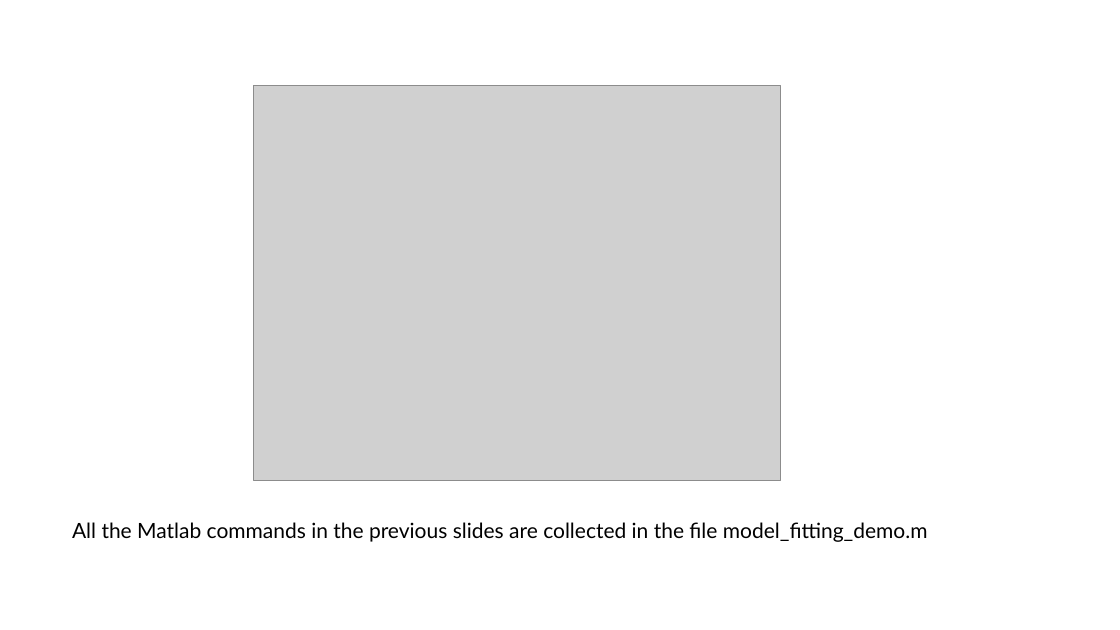
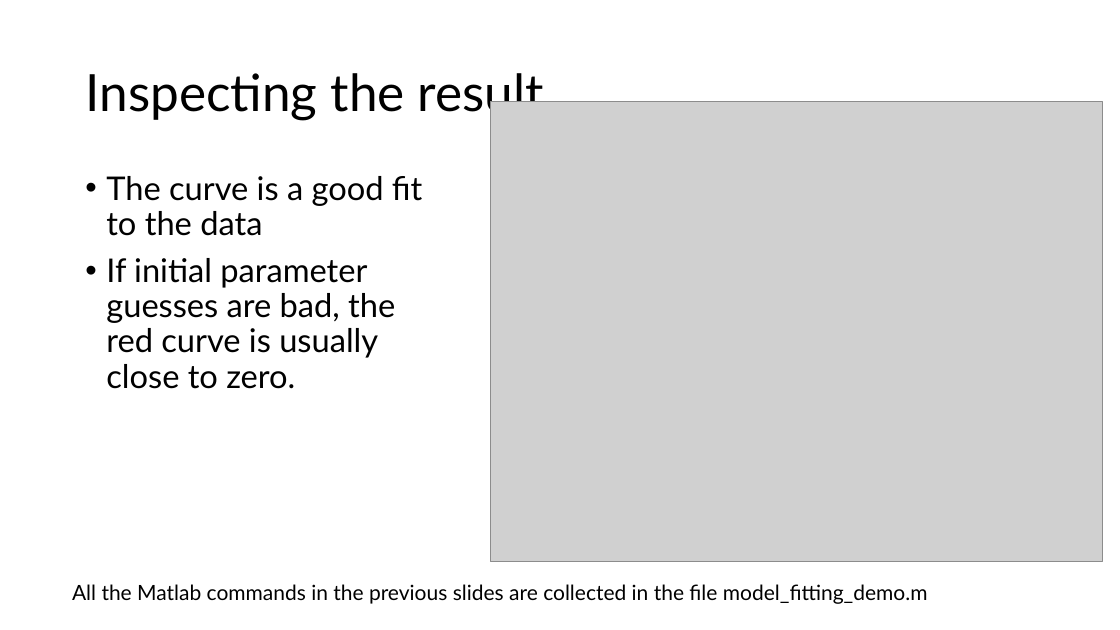
Before and after one commit to are-mj/OpticalTweezers, a slide deck: slide 27 of Summer school 2024/Fitting models to experiment.pptx (slide 26 before the commit). Drawn at 1120x630 pixels with LibreOffice and Linux fonts; fonts in the diff are those of the drawing; grey boxes stand for pictures. Boxes give left, top, right and bottom in pixels: in the first picture for what was removed or moved away, otherwise in the second. Text is boxed around its words. In the diff, an @@ line names an element or a change of style, - is before the commit and + after.

```diff
--- a/Summer school 2024/Fitting models to experiment.pptx
+++ b/Summer school 2024/Fitting models to experiment.pptx
@@ title added at [85,73,544,120], 44 pt, text #000000 @@
+Inspecting the result
@@ picture removed at [254,86,781,481] @@
@@ picture added at [490,102,1102,561] @@
@@ text added at [106,176,422,389], 28 pt, text #000000 @@
+• The curve is a good fit to the data
+• If initial parameter guesses are bad, the red curve is usually close to zero.
@@ text "All the Matlab commands in ...": place and size @@
-text "All the Matlab commands in ..." at [72,522,928,542]
+text "All the Matlab commands in ..." at [72,584,928,604]
```
Also in this commit, not shown: 8 other slides changed, 3 slides added, 2 slides removed.
